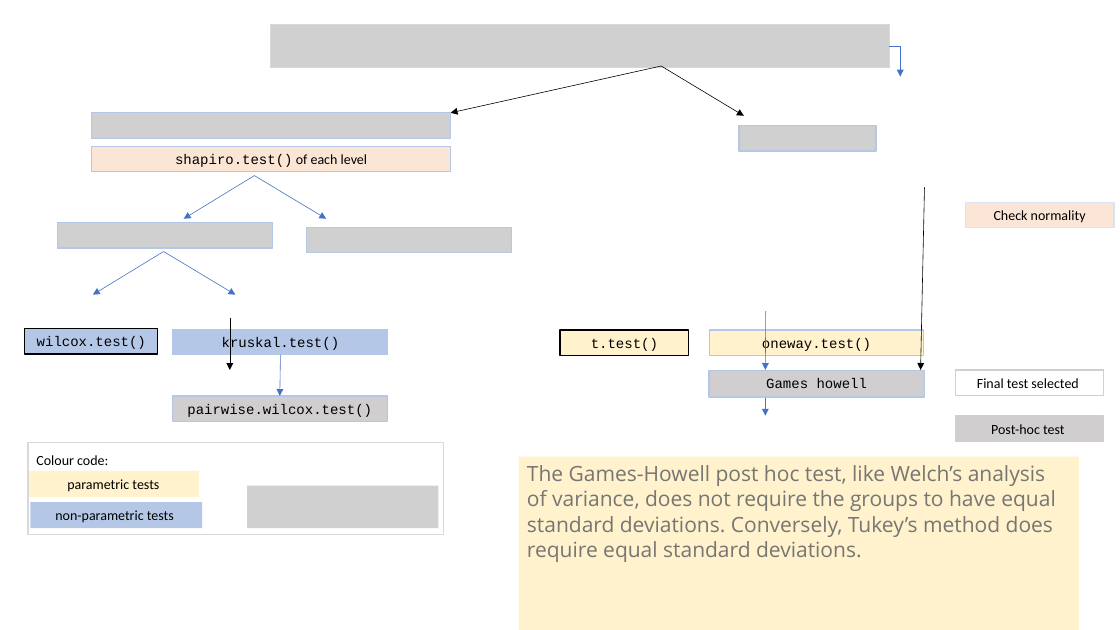
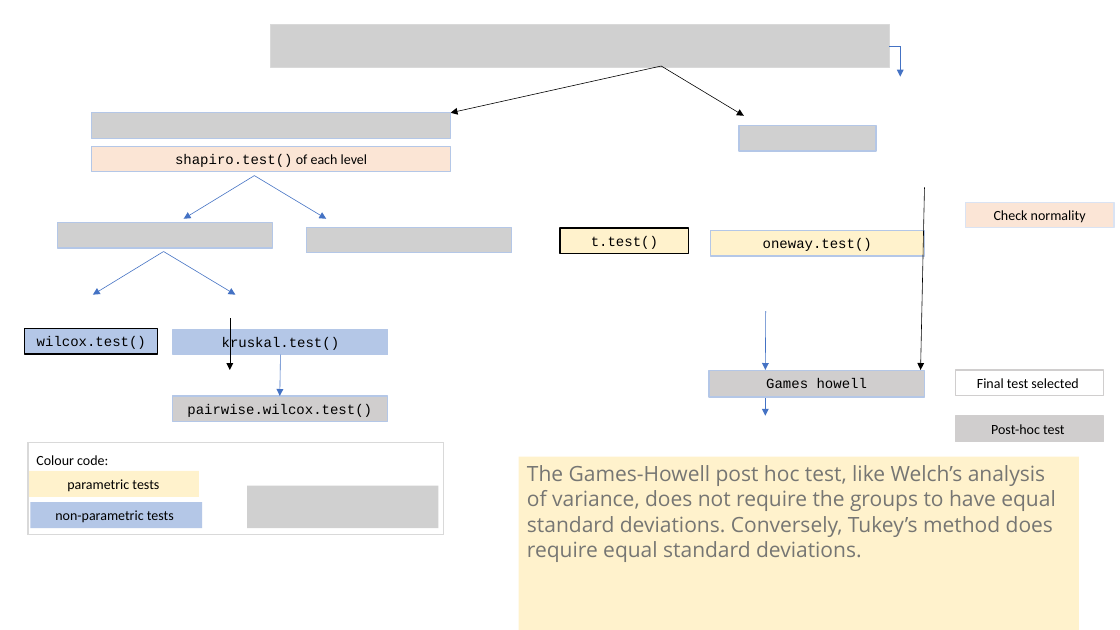
Before and after one commit to shhschilling/visStatistics, a slide deck: slide 1 of vignettes/figures/decision_tree_corrected_slide3_logicRepariert.pptx (slide 5 before the commit). Drawn at 1120x630 pixels with LibreOffice and Linux fonts; fonts in the diff are those of the drawing; grey boxes stand for pictures. Boxes give left, top, right and bottom in pixels: in the first picture for what was removed or moved away, otherwise in the second. Text is boxed around its words. In the diff, an @@ line names an element or a change of style, - is before the commit and + after.

```diff
--- a/vignettes/figures/decision_tree_corrected_slide3_logicRepariert.pptx
+++ b/vignettes/figures/decision_tree_corrected_slide3_logicRepariert.pptx
@@ rectangle "t.test()": place and size @@
-rectangle "t.test()" at (560, 330, 689, 355)
+rectangle "t.test()" at (560, 228, 689, 253)
@@ rectangle "oneway.test()": place and size @@
-rectangle "oneway.test()" at (710, 330, 923, 355)
+rectangle "oneway.test()" at (711, 231, 924, 256)
```
Also in this commit, not shown: 5 slides removed, 29 other files.
